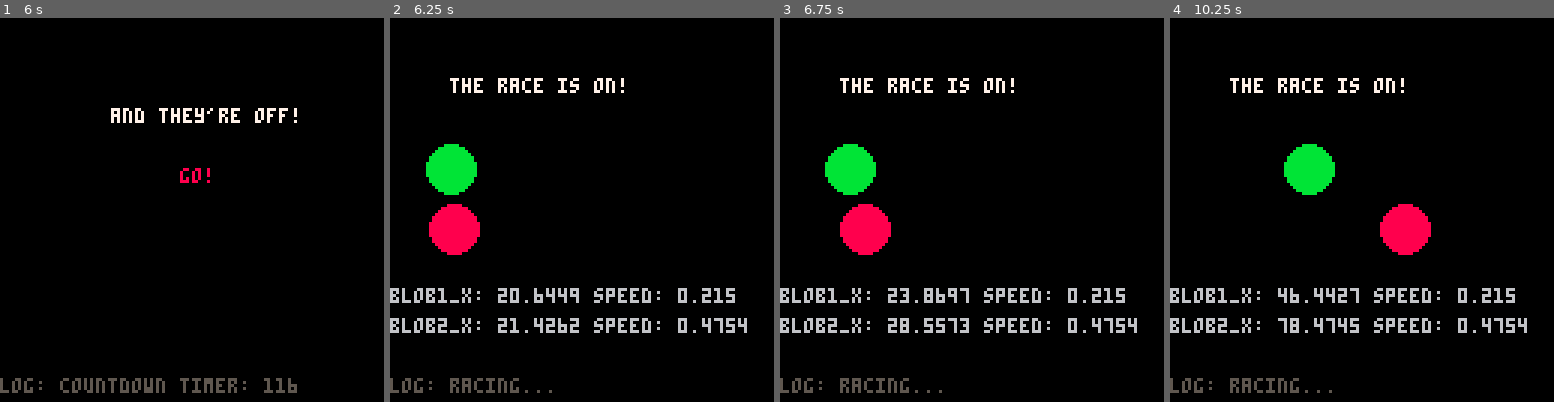
Above: before the commit, frames 1-4 (left to right).
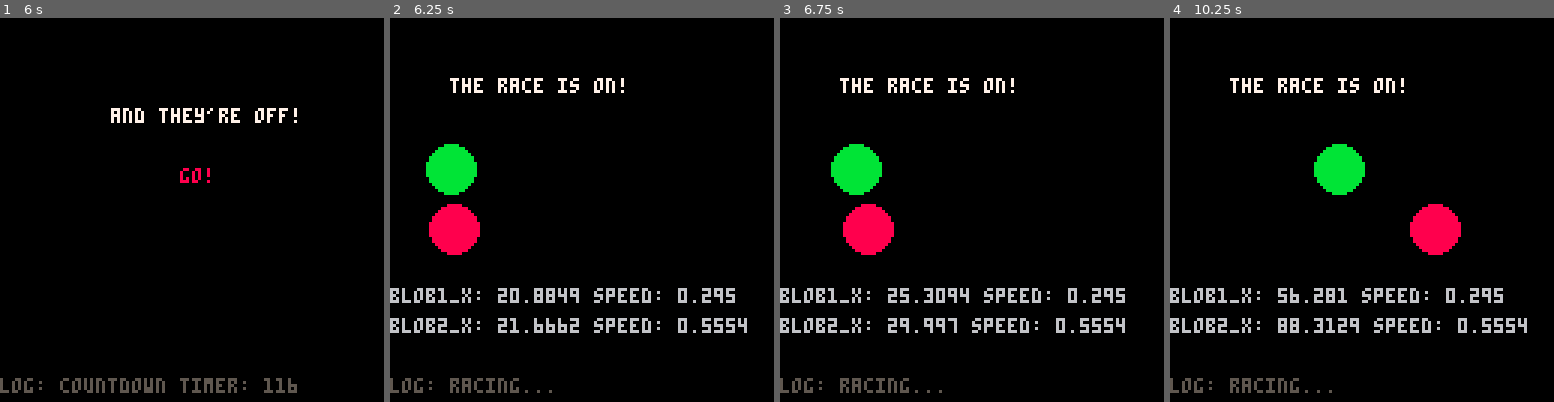
Above: after the commit, the same moments.

Repository: geopet/formula-blob
Game: PICO-8 cartridge blob_race.p8
Same seed, same stepped clock (60 frames per second), same inputs: the game is played once before the commit and once after it.
Inputs:
- Up to frame 1 (6 s): tap O (Z key) at 0.7, 1.7, 2.1, 2.5, 2.9, 3.3, 3.7, 4.1, 4.5, 4.9, 5.3, 5.7 s; hold Right 1.6-2.1 s; hold Right 2.47-3.03 s; hold Left 3.08-3.58 s; hold Right 4.02-4.68 s; hold Left 5.08-5.68 s
- Up to frame 2 (6.25 s): hold Right from 6.08 s (still down); tap O (Z key) at 6.1 s
- Up to frame 3 (6.75 s): tap O (Z key) at 6.5 s; release Right at 6.58 s; hold Right from 6.63 s (still down)
- Up to frame 4 (10.25 s): tap O (Z key) every 0.4 s from 6.9 to 10.1 s; release Right at 7.13 s; hold Right 7.5-8.07 s; hold Left 8.12-8.62 s; hold Right 9.05-9.72 s; hold Left from 10.12 s (still down)

Frame 1 is identical in both runs. In frame 2, 0.2% of the frame differs, in the area x 37-87%, y 70-83%; in frame 3, 1.5%; in frame 4, 4.8%, in the area x 28-90%, y 32-83%.

Commit message:
fix(race): fine tune blob speed
There were times where the blobs were getting either 0 or very low
speeds. It made the races boring. I'm juicing this up a little for the
time where the rng gods do not love us as much.

Diff:
--- a/blob_race.p8
+++ b/blob_race.p8
@@ -67,8 +67,8 @@
             blob2_x = 20
             blob1_y = 50
             blob2_y = 70
-            blob1_speed = 0.5 * rnd(1)
-            blob2_speed = 0.5 * rnd(1)
+            blob1_speed = (0.5 * rnd(1)) + 0.08
+            blob2_speed = (0.5 * rnd(1)) + 0.08
 
             race_winner = 0
         end
